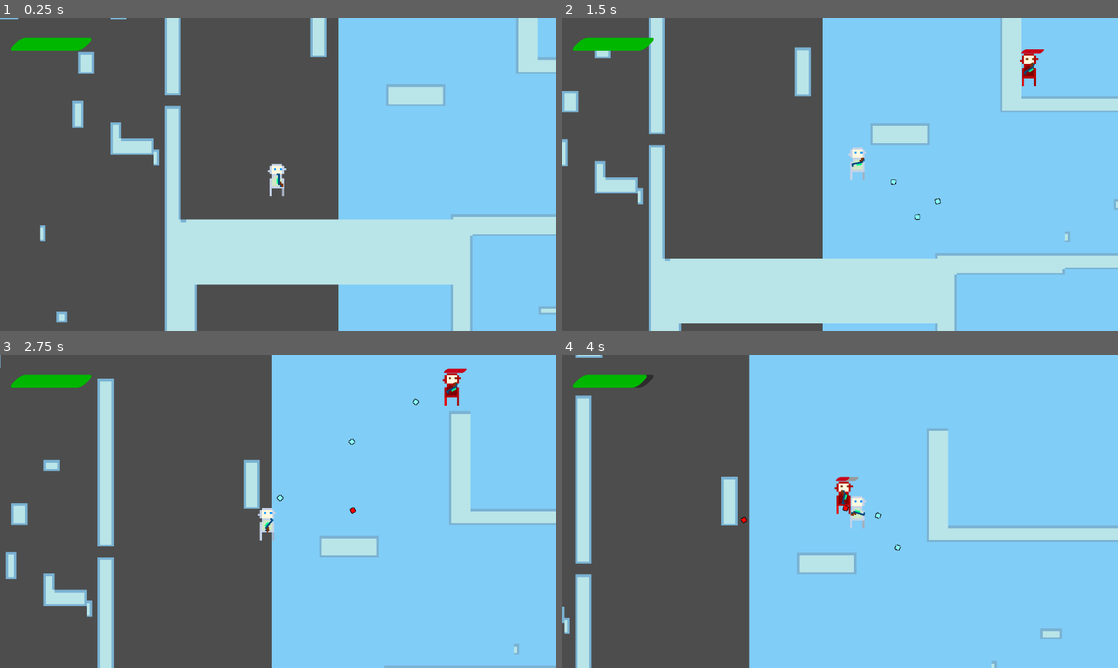
Above: before the commit, frames 1-4 (two rows, left to right).
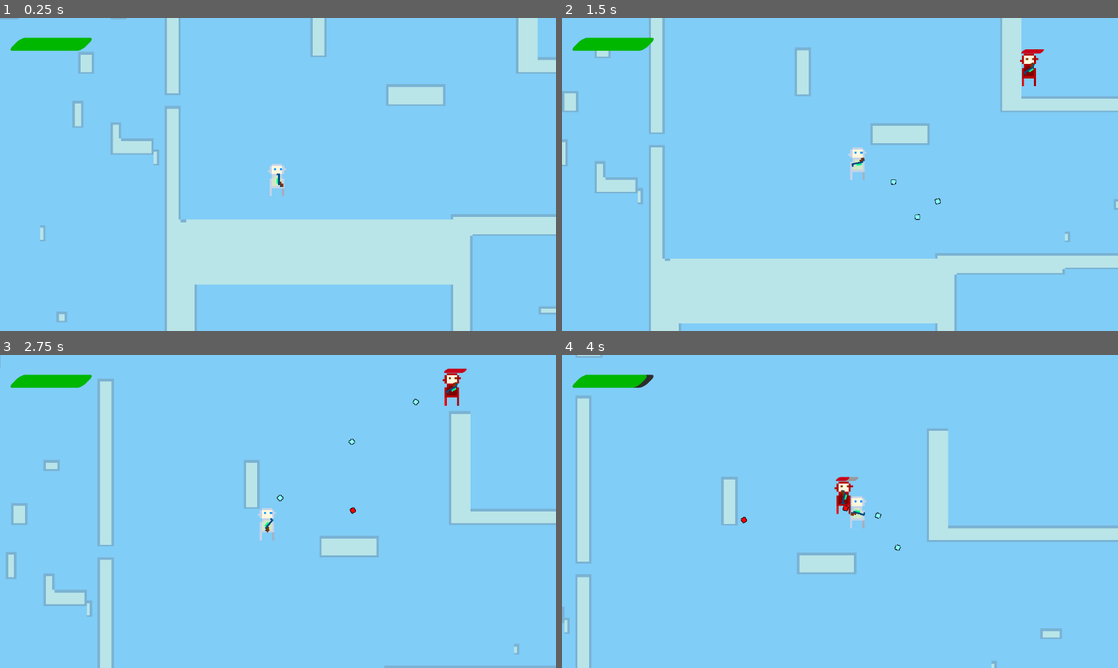
Above: after the commit, the same moments.

Repository: ArY4n03/SecretFile-Demo
Game: Godot game, scene res://Scenes/Levels/local_drive_d_(area_1).tscn
Two runs of this game, one before a commit and one after it. Both use one fixed random seed, a clock stepped at 60 frames per second and the inputs below. The project has no main scene, so this scene is started directly.
Inputs (mouse positions are in pixels of both pictures, inside the frame that each line leads up to):
- Up to frame 1 (0.25 s): no input
- Up to frame 2 (1.5 s): move the mouse to (962, 158) at 0.52 s; press the mouse at (962, 158) at 0.53 s; hold D (Right) from 0.53 s (still down); tap Space (jump) at 0.77 s; move the mouse to (728, 190) at 1.27 s; release the mouse at (728, 190) at 1.28 s; click (728, 190) at 1.35 s
- Up to frame 3 (2.75 s): tap Space (jump) at 1.52 s; move the mouse to (333, 442) at 2.02 s; release D (Right) at 2.03 s; press the mouse at (333, 442) at 2.03 s; hold A (Left) from 2.03 s (still down)
- Up to frame 4 (4 s): move the mouse to (812, 574) at 2.77 s; release A (Left) at 2.78 s; release the mouse at (812, 574) at 2.78 s; hold D (Right) from 2.78 s (still down); click (812, 574) at 2.85 s; tap Space (jump) at 3.02, 3.77 s; move the mouse to (1006, 558) at 3.52 s; press the mouse at (1006, 558) at 3.53 s

The runs differ from the first frame. In frame 1, 50% of the frame differs, in the area x 0-61%, y 0-100%; in frame 2, 36%; in frame 3, 44%; in frame 4, 30%.

Commit message:
added next area gateway

Diff:
--- a/Scenes/Levels/level template.tscn
+++ b/Scenes/Levels/level template.tscn
@@ -3,6 +3,21 @@
 [ext_resource type="PackedScene" uid="uid://ba6ml8l2i4jar" path="res://Scenes/Tilemap/tiles.tscn" id="1_1v1ry"]
 [ext_resource type="Script" path="res://Scripts/level_script.gd" id="1_ygw6h"]
 [ext_resource type="PackedScene" uid="uid://ceio2k4jugjjp" path="res://Scenes/Player/player.tscn" id="2_d2omf"]
+
+[sub_resource type="Animation" id="Animation_fd5gh"]
+length = 0.001
+tracks/0/type = "value"
+tracks/0/imported = false
+tracks/0/enabled = true
+tracks/0/path = NodePath(".:modulate")
+tracks/0/interp = 1
+tracks/0/loop_wrap = true
+tracks/0/keys = {
+"times": PackedFloat32Array(0),
+"transitions": PackedFloat32Array(1),
+"update": 0,
+"values": [Color(1, 1, 1, 1)]
+}
 
 [sub_resource type="Animation" id="Animation_m3u1i"]
 resource_name = "next_area"
@@ -34,21 +49,6 @@
 }]
 }
 
-[sub_resource type="Animation" id="Animation_fd5gh"]
-length = 0.001
-tracks/0/type = "value"
-tracks/0/imported = false
-tracks/0/enabled = true
-tracks/0/path = NodePath(".:modulate")
-tracks/0/interp = 1
-tracks/0/loop_wrap = true
-tracks/0/keys = {
-"times": PackedFloat32Array(0),
-"transitions": PackedFloat32Array(1),
-"update": 0,
-"values": [Color(1, 1, 1, 1)]
-}
-
 [sub_resource type="AnimationLibrary" id="AnimationLibrary_jwgyi"]
 _data = {
 "RESET": SubResource("Animation_fd5gh"),
--- a/Scenes/Player/player.tscn
+++ b/Scenes/Player/player.tscn
@@ -8,6 +8,7 @@
 [ext_resource type="Texture2D" uid="uid://dl3bs6uxr6ohl" path="res://Sprites/Player/player  legs (run 1).png" id="5_4admu"]
 [ext_resource type="Texture2D" uid="uid://cgnlfuj7bs4q8" path="res://Sprites/Player/player  legs (run 2).png" id="6_4lofp"]
 [ext_resource type="PackedScene" uid="uid://bidm71623dlfa" path="res://Scenes/Gun/gun.tscn" id="7_isx4b"]
+[ext_resource type="Texture2D" uid="uid://b45hftbj6y54l" path="res://Sprites/BG/bg.png" id="9_swibl"]
 
 [sub_resource type="RectangleShape2D" id="RectangleShape2D_g4od1"]
 size = Vector2(42, 96)
@@ -172,3 +173,13 @@
 value = 100.0
 rounded = true
 show_percentage = false
+
+[node name="ParallaxBackground" type="ParallaxBackground" parent="."]
+
+[node name="ParallaxLayer" type="ParallaxLayer" parent="ParallaxBackground"]
+position = Vector2(322, 186)
+
+[node name="Sprite2D" type="Sprite2D" parent="ParallaxBackground"]
+position = Vector2(199, 189)
+scale = Vector2(2.61, 2.06667)
+texture = ExtResource("9_swibl")
--- a/Scripts/next_area_gateway.gd
+++ b/Scripts/next_area_gateway.gd
@@ -1,12 +1,7 @@
 extends Area2D
 
 @export var next_area : PackedScene
-# Called when the node enters the scene tree for the first time.
-func _ready() -> void:
-	pass # Replace with function body.
 
-
-# Called every frame. 'delta' is the elapsed time since the previous frame.
 func _process(delta: float) -> void:
 	if $ProgressBar.value < 100:
 
@@ -23,5 +18,4 @@
 
 func update_progress(delta):
 	$ProgressBar.visible = true
-	$ProgressBar.value +=10 * delta
-	print($ProgressBar.value)
+	$ProgressBar.value += 20 * delta
Not shown: 1 places in Scenes/Player/player.tscn that only renumber resources
